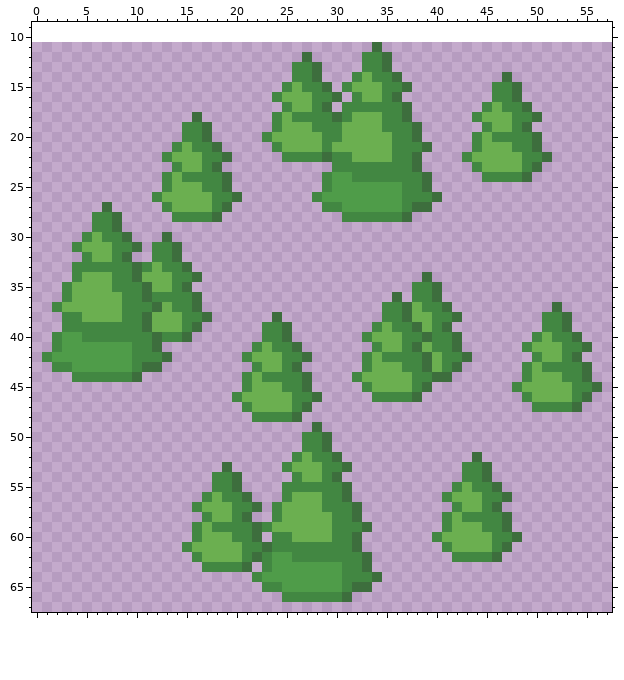
Sprite sheet -- Images/TileSets/Civ6 NLB/Tiles/Forest.png. The picture above was drawn from the file before the commit.
The file is 64x64 pixels. Pixels under 10% opacity are left out. Shown: x 0..57, y 9..67. The old version is drawn lined up with the new one, on the new canvas.
Now the later version:
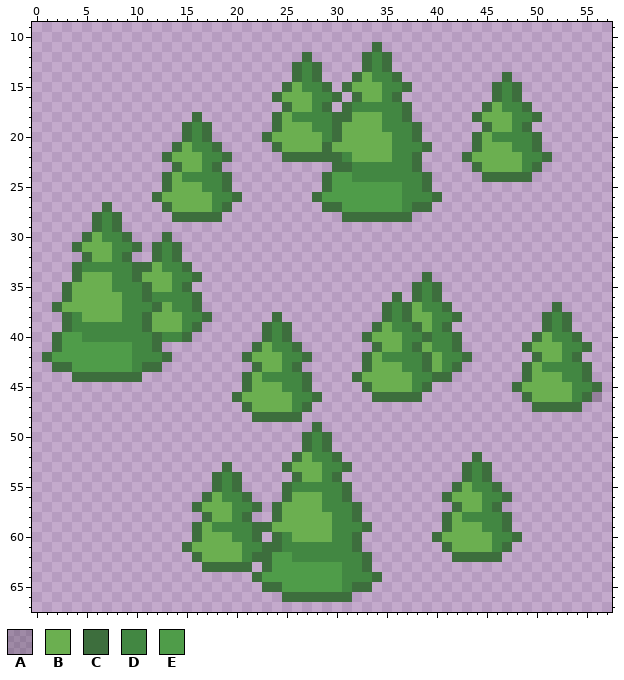
Palette (. is transparent): A #00000030  B #6baf50  C #3d6e3d  D #428742  E #4f9c49
From old to new:
canvas 64x64 -> 64x72, the old top-left corner now at -1,11 (the part of the old canvas that was cut away was empty and is not shown)
y 12: x 33 D -> C
y 13: x 26 D -> C; x 33 D -> C
y 14: x 26 D -> C; x 32 D -> C
y 15: x 25 D -> C; x 31 D -> C; x 46 D -> C
y 16: x 24 D -> C; x 32 D -> C; x 46 D -> C
y 17: x 25 D -> C; x 31 D -> C; x 45 D -> C
y 18: x 24 D -> C; x 31 D -> C; x 44 D -> C
y 19: x 15 D -> C; x 24 D -> C; x 30 D -> C; x 45 D -> C
y 20: x 15 D -> C; x 23 D -> C; x 30 D -> C; x 44 D -> C
y 21: x 14 D -> C; x 24 D -> C; x 29 D -> C; x 44 D -> C
y 22: x 13 D -> C; x 25..28 DDDD -> CCCC; x 30 D -> C; x 43 D -> C
y 23: x 14 D -> C; x 30..31 DD -> CC; x 44 D -> C
y 24: x 13 D -> C; x 29 D -> C; x 45..48 DDDD -> CCCC
y 25: x 13 D -> C; x 29 D -> C
y 26: x 12 D -> C; x 28 D -> C
y 27: x 13 D -> C; x 29..30 DD -> CC
y 28: x 6 D -> C; x 14..17 DDDD -> CCCC; x 31..36 DDDDDD -> CCCCCC
y 29: x 6 D -> C
y 30: x 5 D -> C
y 31: x 4 D -> C; x 12 D -> C
y 32: x 5 D -> C; x 12 D -> C
y 33: x 4 D -> C; x 11 D -> C
y 34: x 4 D -> C
y 35..36: x 3 D -> C; x 38 D -> C
y 37: x 2 D -> C; x 35 D -> C
y 38: x 3 D -> C; x 35 D -> C; x 51 D -> C
y 39: x 3 D -> C; x 23 D -> C; x 34 D -> C; x 51 D -> C
y 40: x 2 D -> C; x 23 D -> C; x 33 D -> C; x 50 D -> C
y 41: x 2 D -> C; x 22 D -> C; x 34 D -> C; x 49 D -> C
y 42: x 1 D -> C; x 21 D -> C; x 33 D -> C; x 50 D -> C
y 43: x 2..3 DD -> CC; x 22 D -> C; x 33 D -> C; x 49 D -> C
y 44: x 4..9 DDDDDD -> CCCCCC; x 21 D -> C; x 32 D -> C; x 49 D -> C
y 45: x 21 D -> C; x 33 D -> C; x 48 D -> C
y 46: x 20 D -> C; x 34..37 DDDD -> CCCC; x 49 D -> C; x 56 . -> A
y 47: x 21 D -> C; x 50..53 DDDD -> CCCC
y 48: x 22..25 DDDD -> CCCC
y 50..51: x 27 D -> C
y 52: x 26 D -> C
y 53: x 25 D -> C; x 43 D -> C
y 54: x 18 D -> C; x 26 D -> C; x 43 D -> C
y 55: x 18 D -> C; x 25 D -> C; x 42 D -> C
y 56: x 17 D -> C; x 25 D -> C; x 41 D -> C
y 57: x 16 D -> C; x 24 D -> C; x 42 D -> C
y 58: x 17 D -> C; x 24 D -> C; x 41 D -> C
y 59: x 16 D -> C; x 23 D -> C; x 41 D -> C
y 60: x 16 D -> C; x 24 D -> C; x 40 D -> C
y 61: x 15 D -> C; x 24 D -> C; x 41 D -> C
y 62: x 16 D -> C; x 23 D -> C; x 42..45 DDDD -> CCCC
y 63: x 17..20 DDDD -> CCCC; x 23 D -> C
y 64: x 22 D -> C
y 65: x 23..24 DD -> CC
y 66: x 25..30 DDDDDD -> CCCCCC
